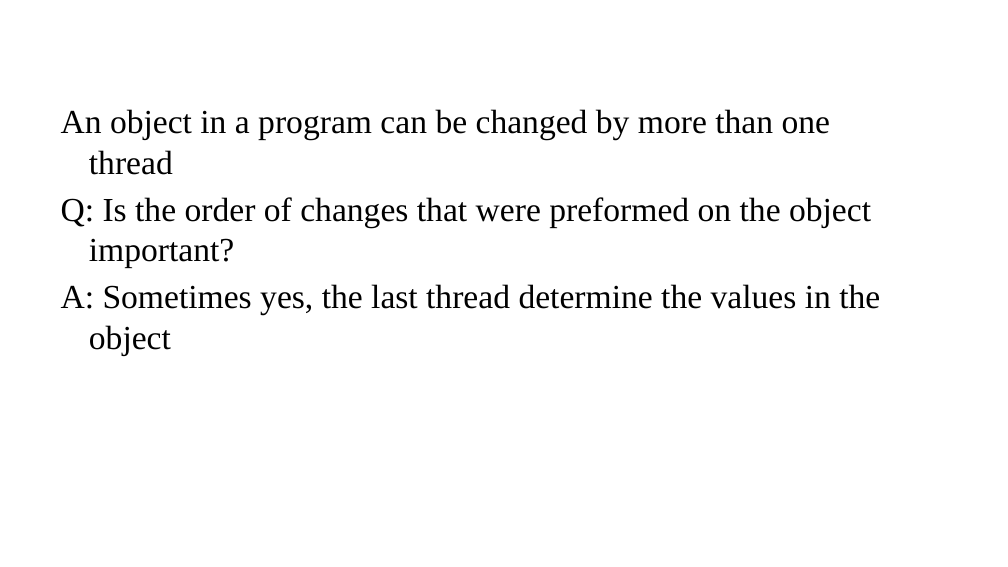
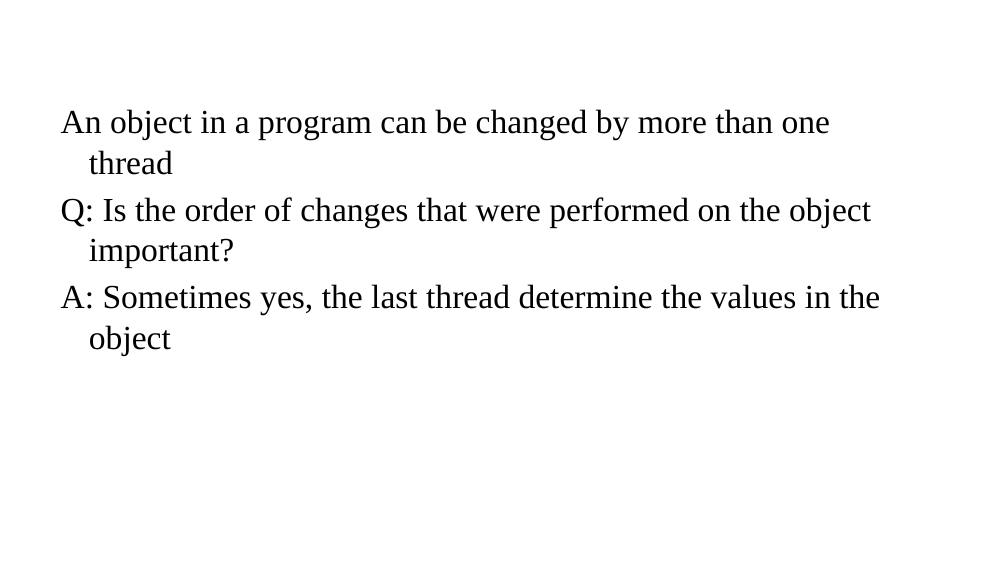
Before and after one commit to gmierzwinski/gmierzwinski.github.io, a slide deck: slide 26 of bishops/cs321/resources/CS321_Lecture_16.pptx. Drawn at 1008x567 pixels with LibreOffice and Linux fonts; fonts in the diff are those of the drawing; background and template pictures are left out. Boxes give left, top, right and bottom in pixels: in the first picture for what was removed or moved away, otherwise in the second. Text is boxed around its words. In the diff, an @@ line names an element or a change of style, - is before the commit and + after.

```diff
--- a/bishops/cs321/resources/CS321_Lecture_16.pptx
+++ b/bishops/cs321/resources/CS321_Lecture_16.pptx
@@ text at bbox=[61, 197, 871, 268]: text changed @@
-Q: Is the order of changes that were preformed on the object important?
+Q: Is the order of changes that were performed on the object important?
```
Also in this commit, not shown: 9 other files.
